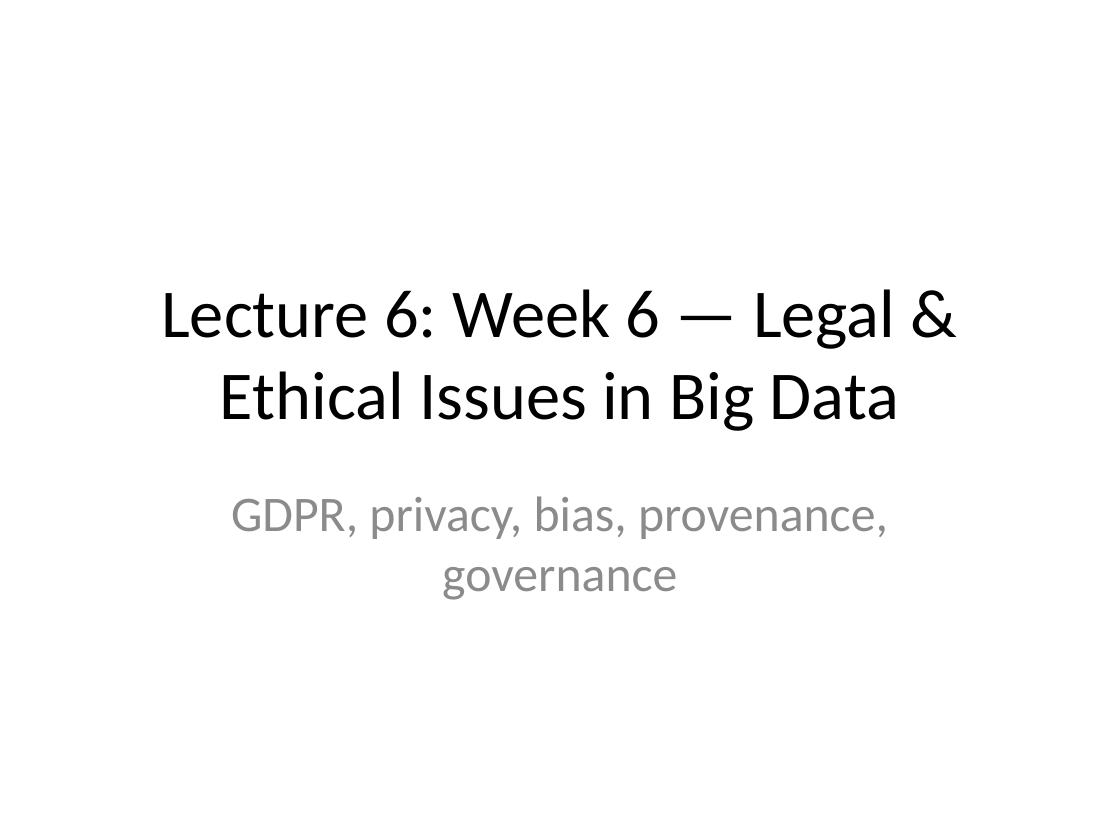
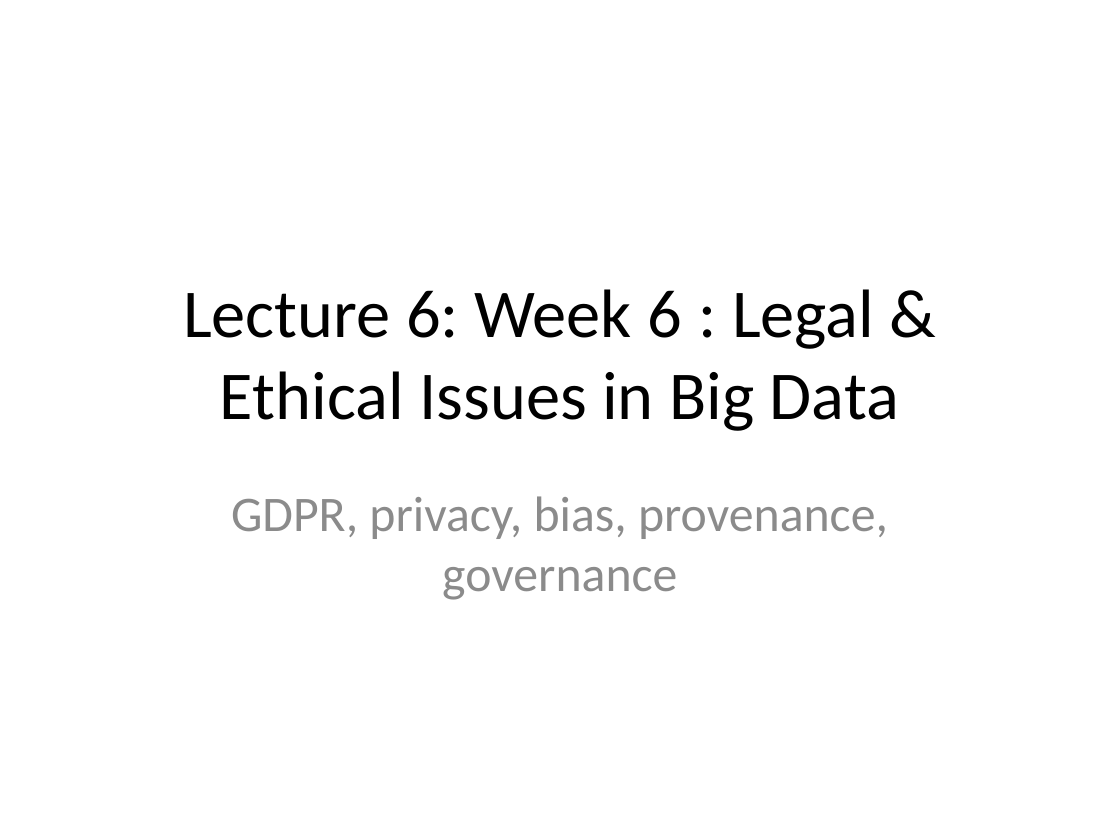
Before and after one commit to neelsoumya/teaching_big_data_analytics, a slide deck: slide 23 of Big_Data_Analytics_12_Lectures.pptx (slide 21 before the commit). Drawn at 1120x840 pixels with LibreOffice and Linux fonts; fonts in the diff are those of the drawing. Boxes give left, top, right and bottom in pixels: in the first picture for what was removed or moved away, otherwise in the second. Text is boxed around its words. In the diff, an @@ line names an element or a change of style, - is before the commit and + after.

```diff
--- a/Big_Data_Analytics_12_Lectures.pptx
+++ b/Big_Data_Analytics_12_Lectures.pptx
@@ title at (183,289,899,431): text changed @@
-Lecture 6: Week 6 — Legal & Ethical Issues in Big Data
+Lecture 6: Week 6 : Legal & Ethical Issues in Big Data
```
Also in this commit, not shown: 13 other slides changed, 2 slides added, 3 other files.
